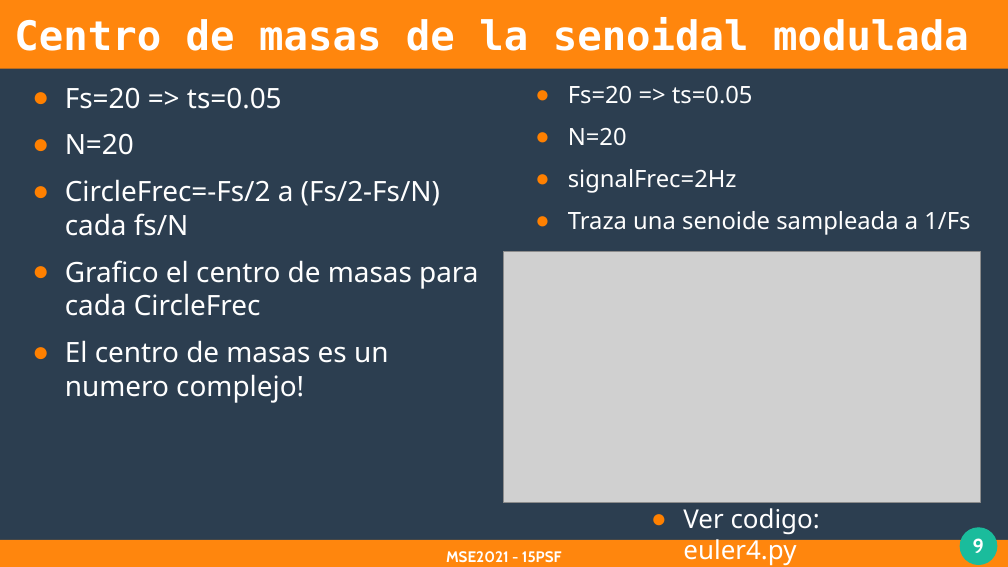
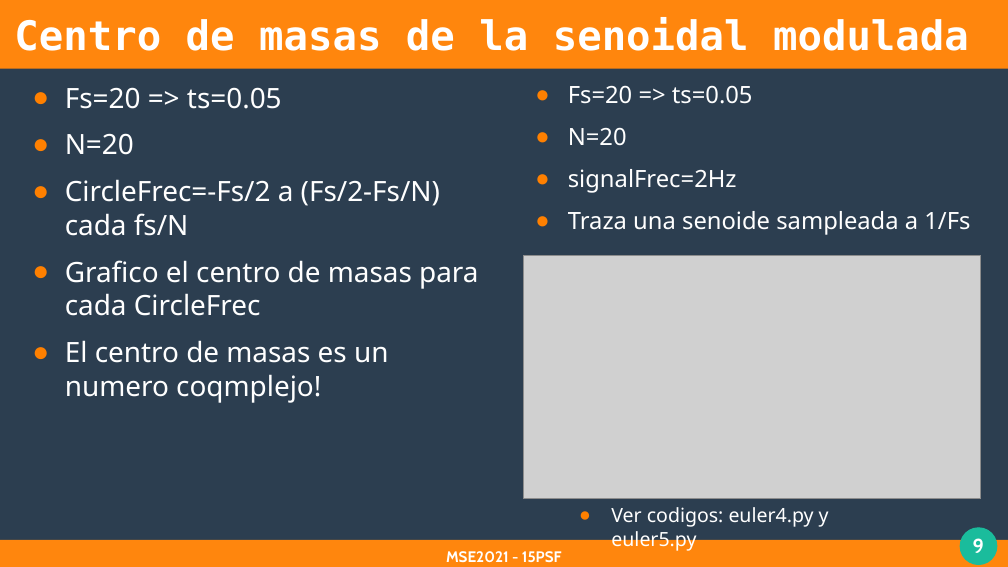
Before and after one commit to leonardods2007/psf_2021, a slide deck: slide 9 of clases/3_clase/3_clase.odp. Drawn at 1008x567 pixels with LibreOffice and Linux fonts; fonts in the diff are those of the drawing; grey boxes stand for pictures. Boxes give left, top, right and bottom in pixels: in the first picture for what was removed or moved away, otherwise in the second. Text is boxed around its words. In the diff, an @@ line names an element or a change of style, - is before the commit and + after.

```diff
--- a/clases/3_clase/3_clase.odp
+++ b/clases/3_clase/3_clase.odp
@@ picture: place and size @@
-picture at <box>503,252,981,502</box>
+picture at <box>524,255,981,499</box>
@@ text at <box>65,340,388,403</box>: text changed @@
-● El centro de masas es un numero complejo!
+● El centro de masas es un numero coqmplejo!
@@ text at <box>611,507,829,552</box>: text changed; size 20.4 to 15.4 pt @@
-● Ver codigo: euler4.py
+● Ver codigos: euler4.py y euler5.py
```
Also in this commit, not shown: 3 other slides changed, 5 slides added, 10 other files.
